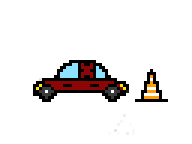
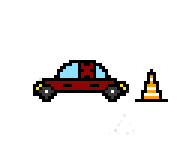
Layer changes from the first 192×144 image to the second:
painted on "Background" over <box>117,84,123,90</box>
